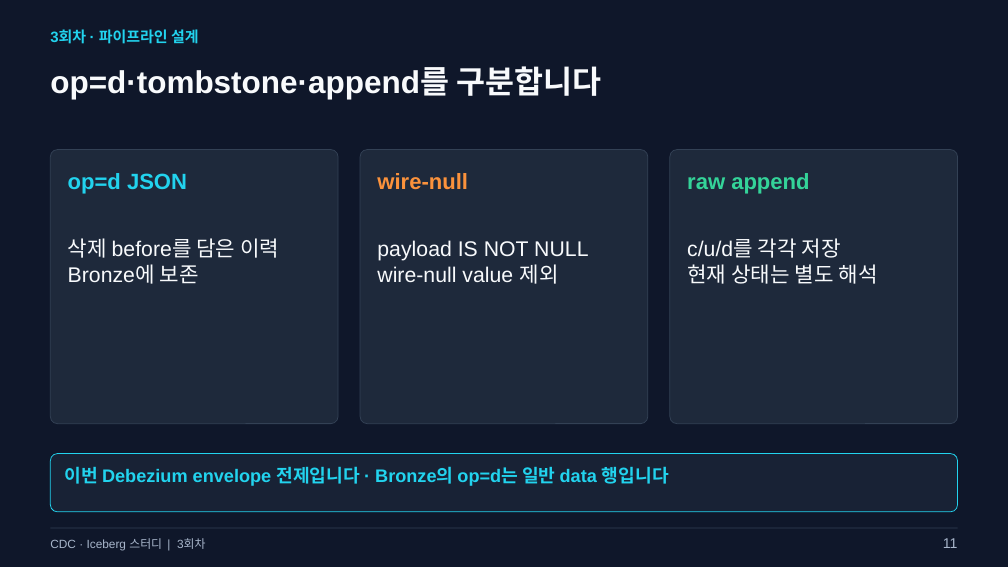
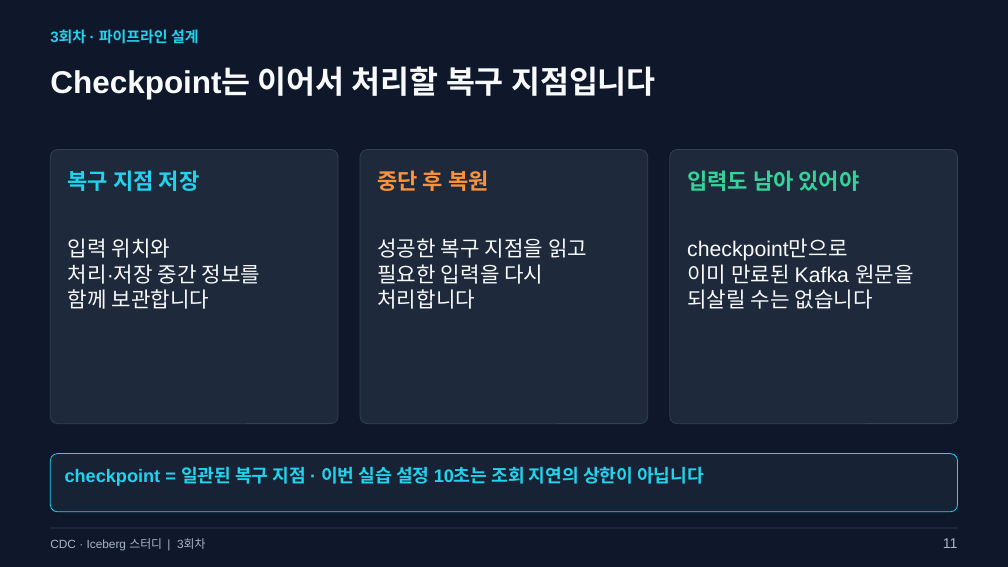
Before and after one commit to kim-dabin/cdc-lakehouse-study, a slide deck: slide 11 of labs/session03/slides/03-session03.pptx. Drawn at 1008x567 pixels with LibreOffice and Linux fonts; fonts in the diff are those of the drawing. Boxes give left, top, right and bottom in pixels: in the first picture for what was removed or moved away, otherwise in the second. Text is boxed around its words. In the diff, an @@ line names an element or a change of style, - is before the commit and + after.

```diff
--- a/labs/session03/slides/03-session03.pptx
+++ b/labs/session03/slides/03-session03.pptx
@@ text at (50,66,656,99): text changed @@
-op=d·tombstone·append를 구분합니다
+Checkpoint는 이어서 처리할 복구 지점입니다
@@ text at (68,170,200,191): text changed @@
-op=d JSON
+복구 지점 저장
@@ text at (377,170,489,191): text changed @@
-wire-null
+중단 후 복원
@@ text at (687,170,860,191): text changed @@
-raw append
+입력도 남아 있어야
@@ text at (68,238,261,309): text changed @@
-삭제 before를 담은 이력
-Bronze에 보존
+입력 위치와
+처리·저장 중간 정보를
+함께 보관합니다
@@ text at (377,238,587,309): text changed @@
-payload IS NOT NULL
-wire-null value 제외
+성공한 복구 지점을 읽고
+필요한 입력을 다시 처리합니다
@@ text at (687,239,914,309): text changed @@
-c/u/d를 각각 저장
-현재 상태는 별도 해석
+checkpoint만으로
+이미 만료된 Kafka 원문을
+되살릴 수는 없습니다
@@ text at (65,466,704,486): text changed @@
-이번 Debezium envelope 전제입니다 · Bronze의 op=d는 일반 data 행입니다
+checkpoint = 일관된 복구 지점 · 이번 실습 설정 10초는 조회 지연의 상한이 아닙니다
```
Also in this commit, not shown: 7 other slides changed, 2 slides added, 2 slides removed, 2 other files.
